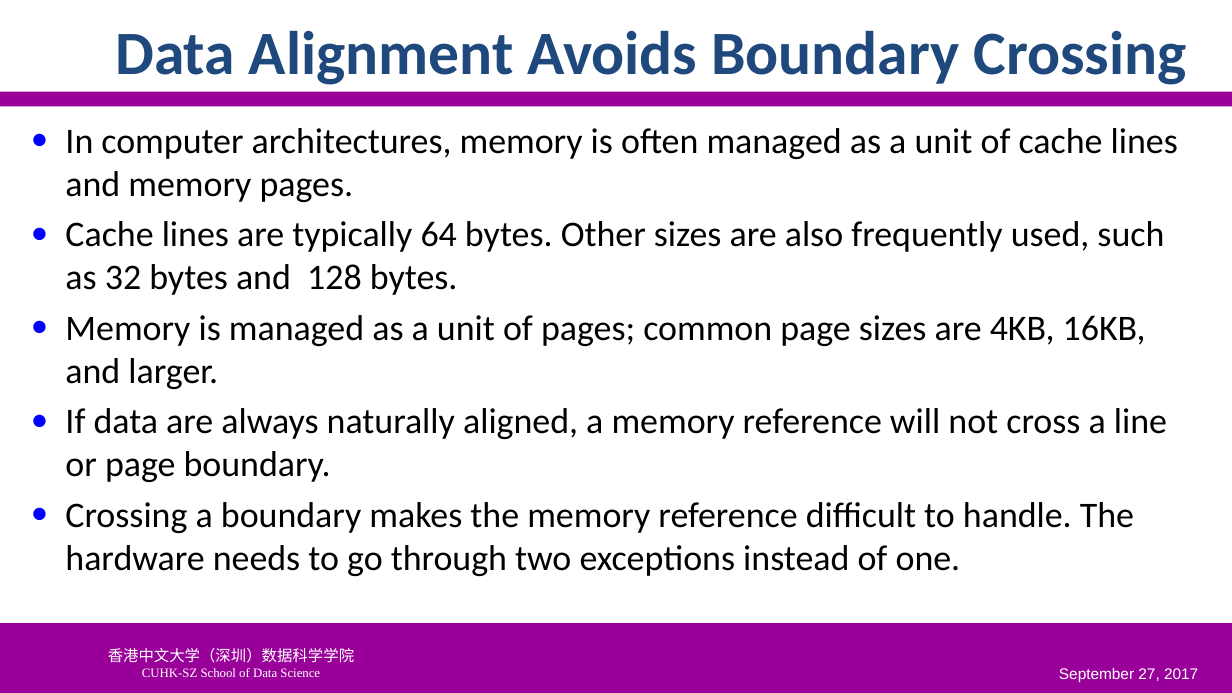
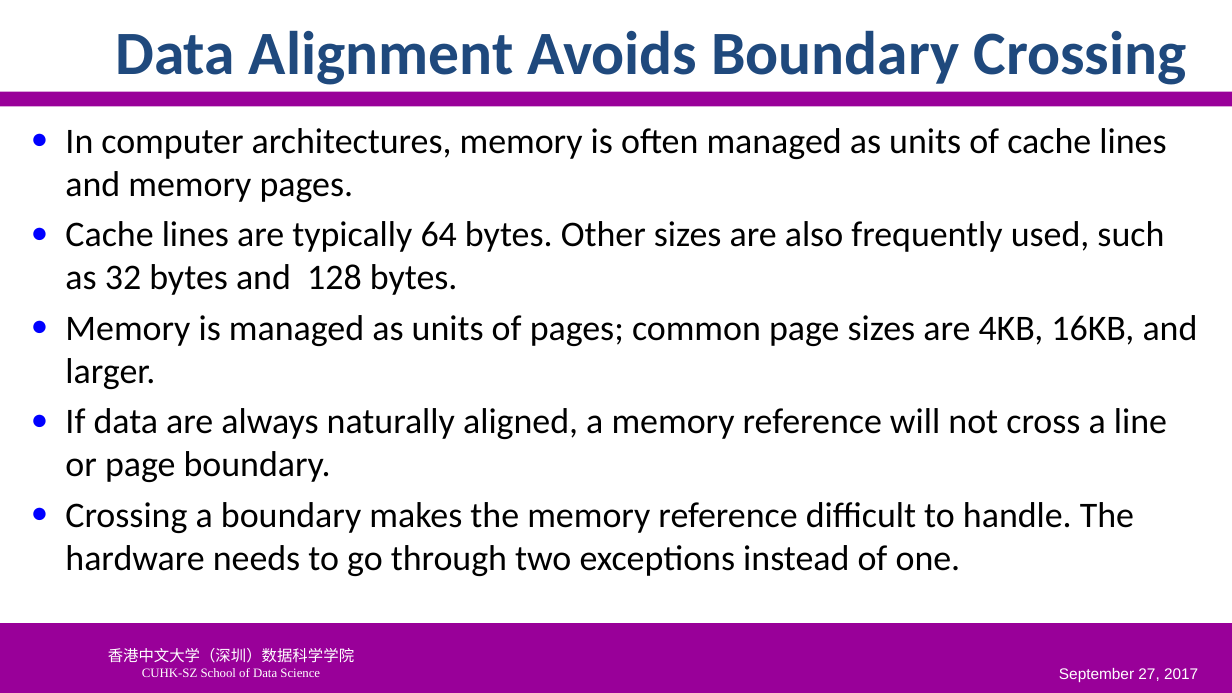
Before and after one commit to SUNCHAOYI923/CMU_CSAPP, a slide deck: slide 32 of slide/CA3060-3-ISA.pptx (slide 28 before the commit). Drawn at 1232x693 pixels with LibreOffice and Linux fonts; fonts in the diff are those of the drawing; background and template pictures are left out. Boxes give left, top, right and bottom in pixels: in the first picture for what was removed or moved away, otherwise in the second. Text is boxed around its words. In the diff, an @@ line names an element or a change of style, - is before the commit and + after.

```diff
--- a/slide/CA3060-3-ISA.pptx
+++ b/slide/CA3060-3-ISA.pptx
@@ text at (x1=65, y1=128, x2=1166, y2=202): text changed @@
-● In computer architectures, memory is often managed as a unit of cache lines and memory pages.
+● In computer architectures, memory is often managed as units of cache lines and memory pages.
@@ text at (x1=65, y1=315, x2=1198, y2=389): text changed @@
-● Memory is managed as a unit of pages; common page sizes are 4KB, 16KB, and larger.
+● Memory is managed as units of pages; common page sizes are 4KB, 16KB, and larger.
```
Also in this commit, not shown: 18 other slides changed, 7 slides added, 5 other files.
